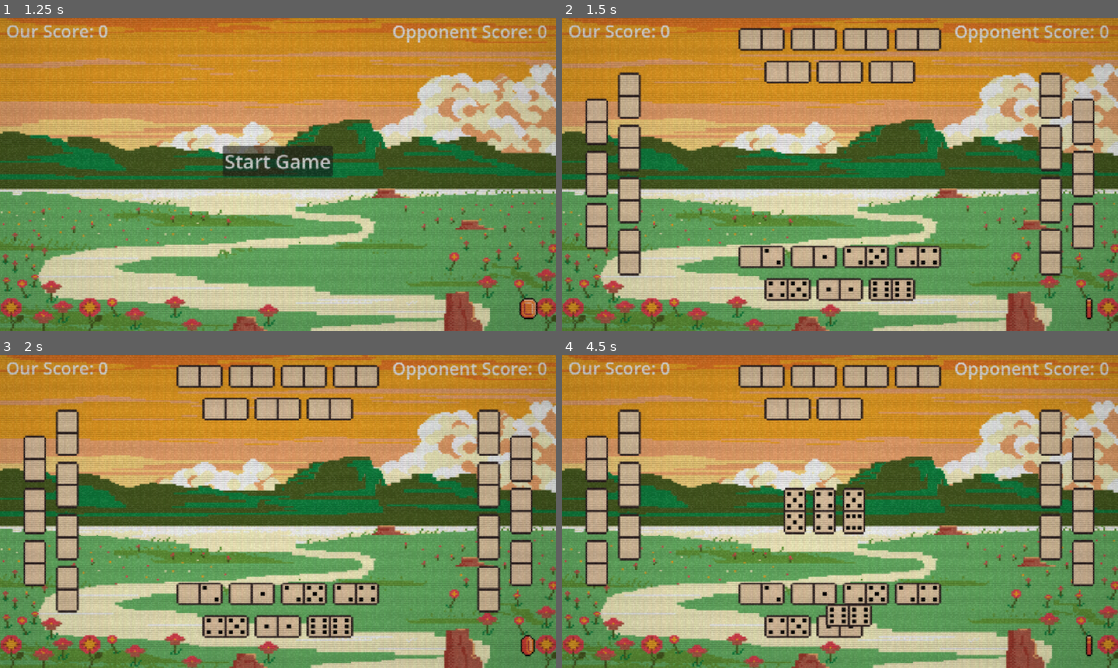
Above: before the commit, frames 1-4 (two rows, left to right).
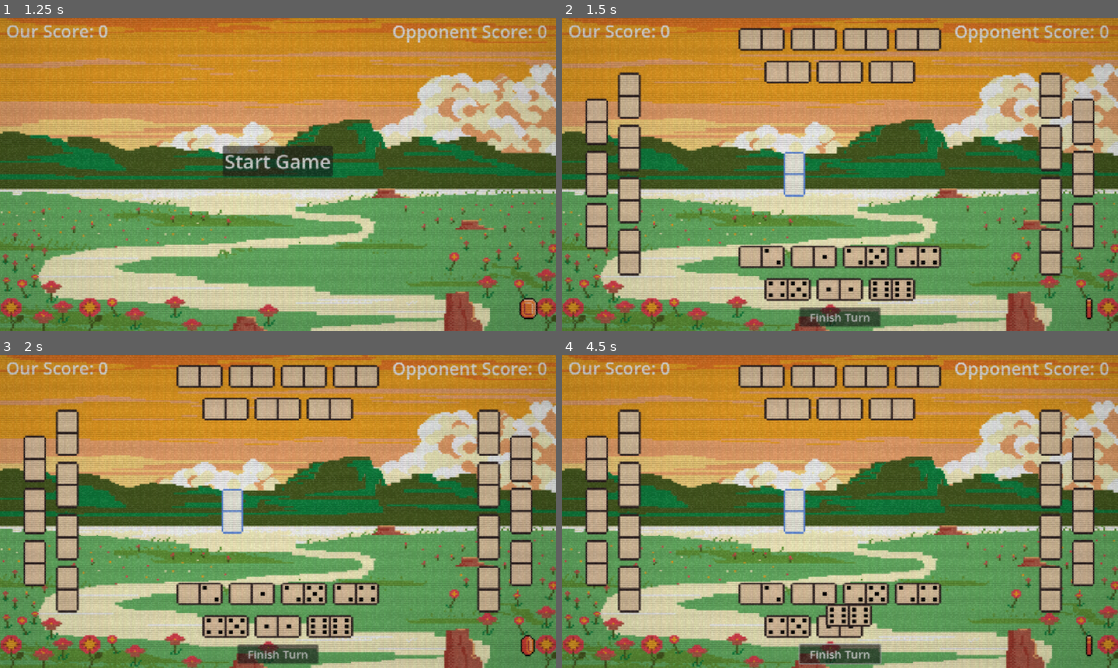
Above: after the commit, the same moments.

Repository: justin23bohrer/42
Game: Godot game, scene res://scenes/main.tscn
Same seed, same stepped clock (60 frames per second), same inputs: the game is played once before the commit and once after it.
Inputs (mouse positions are in pixels of both pictures, inside the frame that each line leads up to):
- Up to frame 1 (1.25 s): click "Start Game" at 0.5 s
- Up to frame 2 (1.5 s): click "Start Game" at 1.25 s
- Up to frame 3 (2 s): no input
- Up to frame 4 (4.5 s): click (840, 655) at 2 s, where only the run after the commit has a clickable "Finish Turn"; click (840, 655) at 2.75 s, where only the run after the commit has a clickable "Finish Turn"; click (840, 655) at 3.5 s, where only the run after the commit has a clickable "Finish Turn"; drag from (890, 627) to (762, 592) at 4.27 s

Frame 1 is identical in both runs. In frame 2, 1.4% of the frame differs, in the area x 39-58%, y 42-99%; in frame 3, 1.4%; in frame 4, 4.7%, in the area x 10-90%, y 13-99%.

Commit message:
ai and rounds work

Diff:
--- a/scenes/42_game.tscn
+++ b/scenes/42_game.tscn
@@ -193,6 +193,9 @@
 [node name="Timer" type="Timer" parent="."]
 one_shot = true
 
+[node name="endRound" type="Timer" parent="."]
+wait_time = 2.59
+
 [node name="startGame" type="Button" parent="."]
 offset_left = 514.0
 offset_top = 295.0
--- a/scripts/game_manager.gd
+++ b/scripts/game_manager.gd
@@ -10,45 +10,79 @@
 var myScore = 0
 var opponentScore = 0
 var dominosInMiddle = []
-var turns = [1,2,3,4]
-var turn_counter = 0
+var player_rotation = ["me","op1","tm8","op2"]
 var domsThatTurn = {}
+var winning_player = "me"
 
 # Called when the node is added to the scene
 func _ready():
 	$"../coin".play("default")
 
-func turn():
-	domsThatTurn = {
-		"op1": [],
-		"tm8": [],
-		"op2": [],
-		"me": []
-	}
-	$"../Timer".start()
-	await $"../Timer".timeout
-	ai_plays_dom("op1", FIRST_PLAYER)
-	$"../Timer".start()
-	await $"../Timer".timeout
-	ai_plays_dom("tm8", SECOND_PLAYER)
-	$"../Timer".start()
-	await $"../Timer".timeout
-	ai_plays_dom("op2", THIRD_PLAYER)
-	$"../Timer".start()
-	await $"../Timer".timeout
-	$"../dominoSlot".visible = true
-	$"../dominoSlot".position = FOURTH_PLAYER
-	$"../subDom".visible = true
-	turn_counter = 0
+func turn(turn, player):
+	print(player)
+	var placement
+	match turn:
+		0:
+			placement = FIRST_PLAYER
+		1:
+			placement = SECOND_PLAYER
+		2:
+			placement = THIRD_PLAYER
+		3:
+			placement = FOURTH_PLAYER
+	if player in ["op1", "op2", "tm8"]:
+		$"../Timer".start()
+		await $"../Timer".timeout
+		ai_plays_dom(player, placement)
+	else:
+		$"../dominoSlot".visible = true
+		$"../dominoSlot".position = placement
+		$"../subDom".visible = true
+
+func play_round():
+	for i in range(7):
+		domsThatTurn = {
+			"op1": [],
+			"tm8": [],
+			"op2": [],
+			"me": []
+		}
+		rotate_players()
+		for y in player_rotation.size():
+			var player = player_rotation[y]
+			await turn(y, player)
+			if player == "me":
+				await self.domino_submitted
+			$"../Timer".start()
+			await $"../Timer".timeout
+		domino_accountant()
+		$"../endRound".start()
+		await $"../endRound".timeout
+	#clear doms
+		for j in dominosInMiddle:
+			j.queue_free()
+		dominosInMiddle = []
+		print(winning_player)
+
+func rotate_players():
+	var index = player_rotation.find(winning_player)
+	if index == -1:
+		print("Winning player not in rotation")
+		return
+
+	var new_rotation = []
+	for i in range(player_rotation.size()):
+		var rotated_index = (index + i) % player_rotation.size()
+		new_rotation.append(player_rotation[rotated_index])
+
+	player_rotation = new_rotation
+	print(player_rotation)
 
 func run_game():
 	$"../startGame".visible = false
 	hand_players_dominos()
-	for i in range(7):
-		await turn()
-		await self.domino_submitted
+	await play_round()
 	present_final_score()
-	$"../startGame".visible = true
 
 # Handles dealing dominos to the player's hand
 func hand_players_dominos():
@@ -94,22 +128,12 @@
 
 	#submitting dom in slot
 	var domino = slot.domino
-	_on_domino_submitted(domino)
+	dominosInMiddle.append(domino)
 	domsThatTurn["me"].append([domino.left_value, domino.right_value])
-	domino_accountant()
-	#clear doms
-	for i in dominosInMiddle:
-		i.queue_free()
-	dominosInMiddle = []
-
-	emit_signal("domino_submitted")
-
-func _on_domino_submitted(domino):
-	var slot = get_node("../dominoSlot")
 	slot.domino_in_slot = false
 	slot.get_node("Area2D/CollisionShape2D").disabled = false
-	domino.queue_free()
-
+
+	emit_signal("domino_submitted")
 
 func ai_plays_dom(player, location):
 	var hand_node
@@ -143,10 +167,10 @@
 
 func domino_accountant():
 	print(domsThatTurn)
-	var best_player = get_player_with_biggest_domino()
-	if best_player == "me" or best_player == "tm8":
+	winning_player = get_player_with_biggest_domino()
+	if winning_player == "me" or winning_player == "tm8":
 		myScore += 1
-	if best_player == "op1" or best_player == "op2":
+	if winning_player == "op1" or winning_player == "op2":
 		opponentScore += 1
 	update_score()
 
